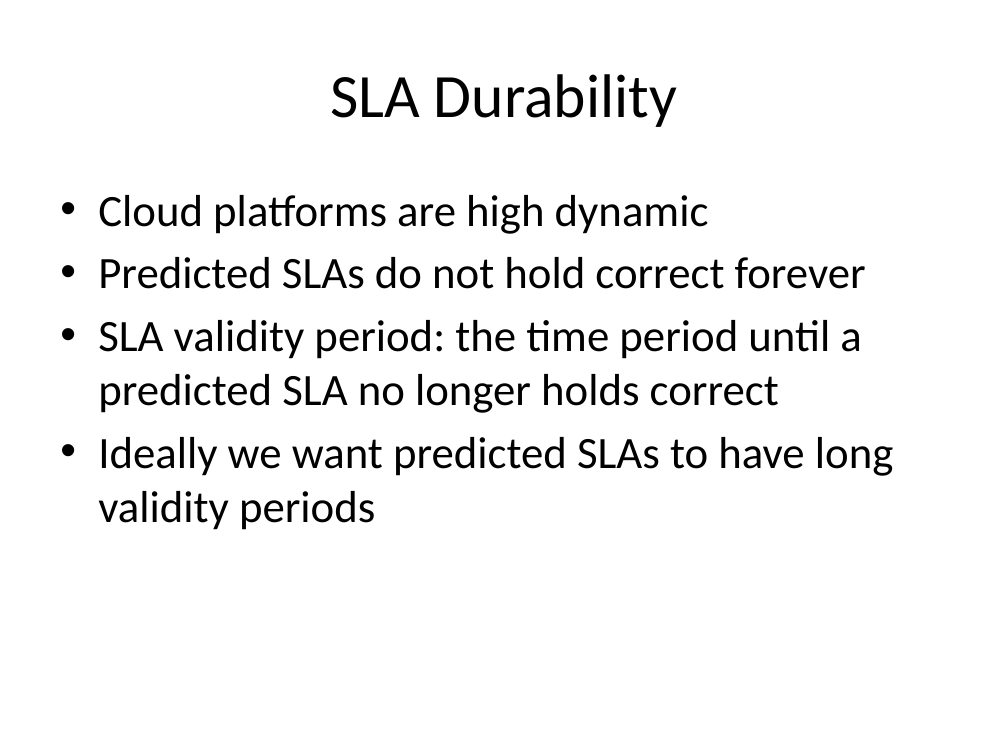
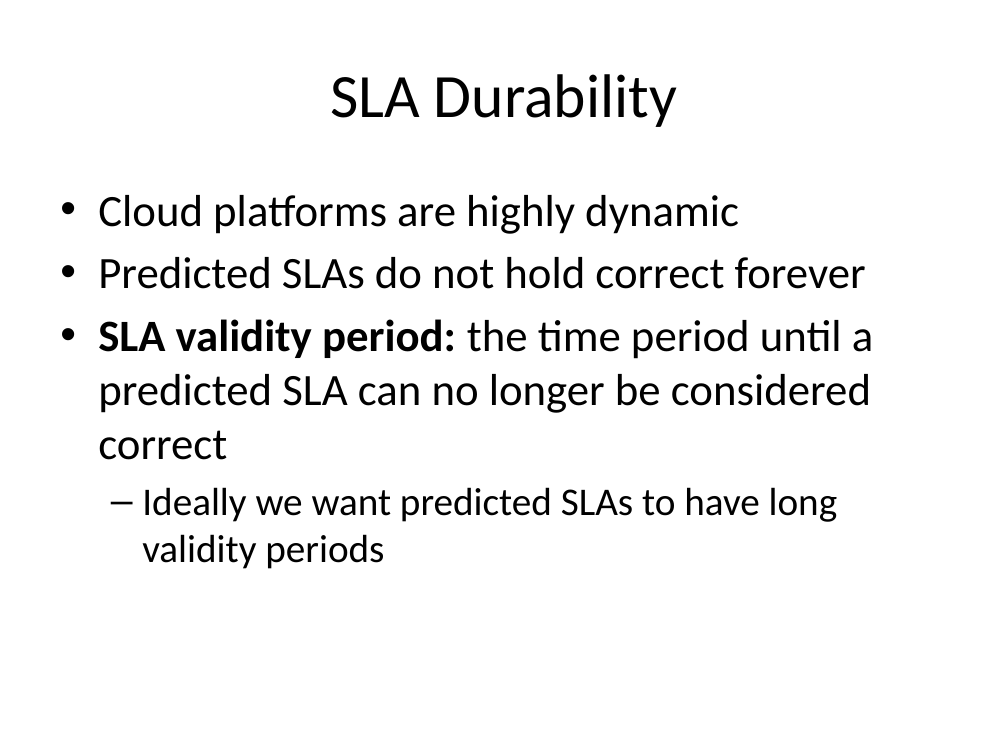
Before and after one commit to Dithn/eager-appscale, a slide deck: slide 9 of Eager/paper/cloudcom15/sla_durability_v1.pptx. Drawn at 1008x756 pixels with LibreOffice and Linux fonts; fonts in the diff are those of the drawing. Boxes give left, top, right and bottom in pixels: in the first picture for what was removed or moved away, otherwise in the second. Text is boxed around its words. In the diff, an @@ line names an element or a change of style, - is before the commit and + after.

Commit message:
CloudCom presentation 1st draft

```diff
--- a/Eager/paper/cloudcom15/sla_durability_v1.pptx
+++ b/Eager/paper/cloudcom15/sla_durability_v1.pptx
@@ text at box(98, 195, 739, 234): text changed @@
-• Cloud platforms are high dynamic
+• Cloud platforms are highly dynamic
@@ text at box(98, 319, 873, 460): text changed @@
-• SLA validity period: the time period until a predicted SLA no longer holds correct
+• SLA validity period: the time period until a predicted SLA can no longer be considered correct
@@ text at box(142, 487, 838, 569): size 32 to 28 pt in "Ideally we want predicted SLAs to have ..."; bullet • to –; list level 1 to 2 in "Ideally we want predicted SLAs ..." @@
```
Also in this commit, not shown: 1 other slide changed, 4 slides added.
